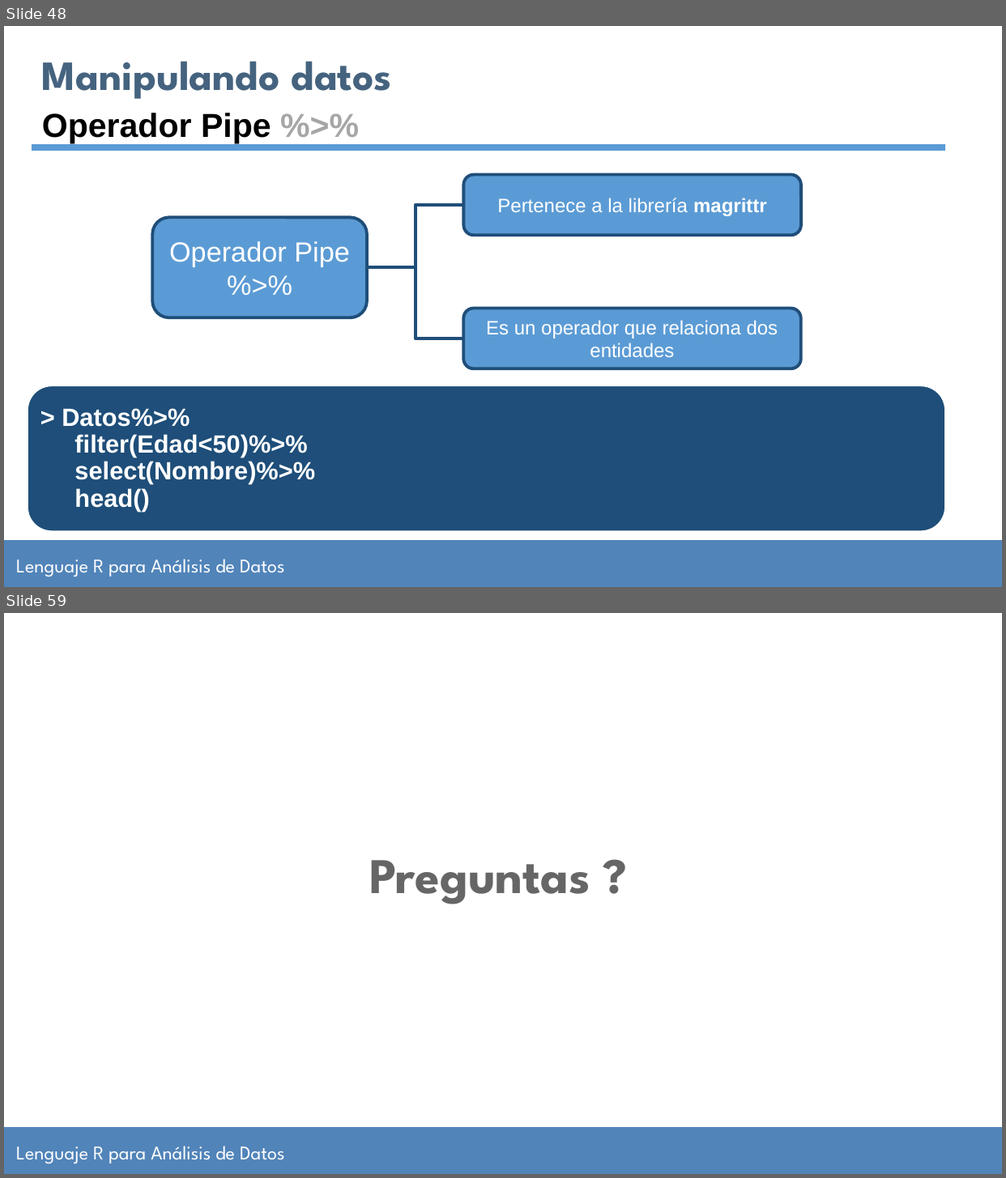
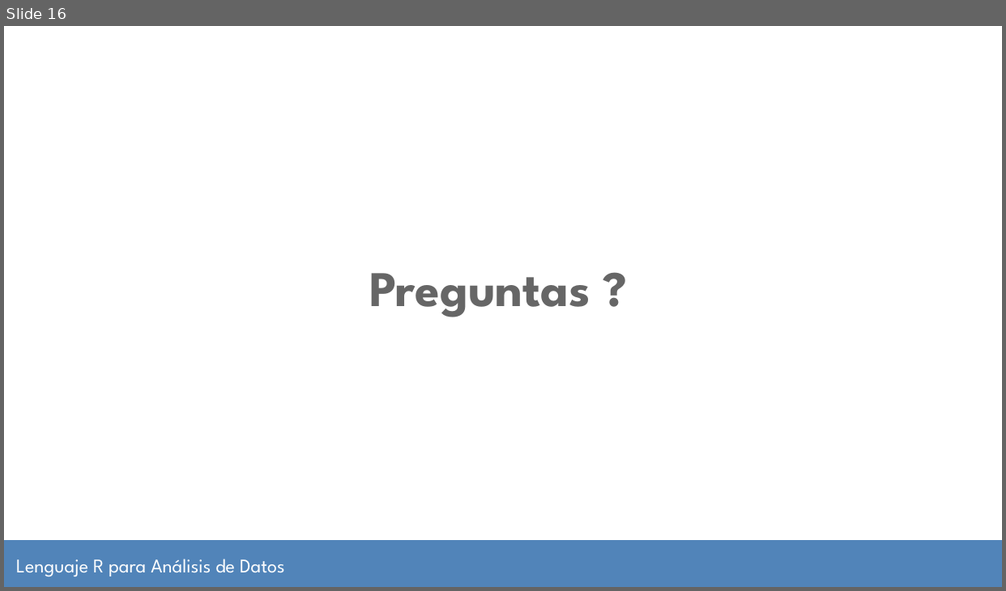
Before and after one commit to jsgarriga/curso-analisis-datos-r, a slide deck: Clase 2-ADR-28-08-2023/ManualAlumnoR_clase2.pptx. Shown one above the other, each under a label of ours: slides 48 and 59 before the commit, slide 16 after it; the slides between them are not shown. The pictures are 1006x1178 and 1006x591 pixels, drawn with LibreOffice and Linux fonts; fonts in the diff are those of the drawing; background and template pictures are left out. Boxes give left, top, right and bottom in pixels: in the first picture for what was removed or moved away, otherwise in the second. Text is boxed around its words. In the diff, an @@ line names an element or a change of style, - is before the commit and + after.

```diff
--- a/Clase 2-ADR-28-08-2023/ManualAlumnoR_clase2.pptx
+++ b/Clase 2-ADR-28-08-2023/ManualAlumnoR_clase2.pptx
@@ slide 48 removed at box(4, 26, 1002, 587), background #FFFFFF; not listed: 2 template elements that a slide beside it also shows @@
@@ text removed at box(42, 61, 392, 99) @@
-Manipulando datos
@@ text removed at box(42, 113, 271, 143) @@
-Operador Pipe %>%
@@ line removed from (32, 148) to (945, 148) @@
@@ rounded rectangle removed at box(464, 175, 801, 236) @@
-Pertenece a la librería magrittr
@@ rounded rectangle removed at box(153, 218, 367, 318) @@
-Operador Pipe
-%>%
@@ elbow line removed from (367, 267) to (464, 205) @@
@@ elbow line removed from (367, 267) to (463, 339) @@
@@ rounded rectangle removed at box(463, 309, 800, 369) @@
-Es un operador que relaciona dos entidades
@@ rounded rectangle removed at box(28, 386, 946, 532) @@
@@ text removed at box(62, 408, 315, 511) @@
-> Datos%>%
-filter(Edad<50)%>%
-select(Nombre)%>%
-head()
@@ what was slide 59 is now slide 16 @@
```
Also in this commit, not shown: 42 other slides removed, 33 other files.
